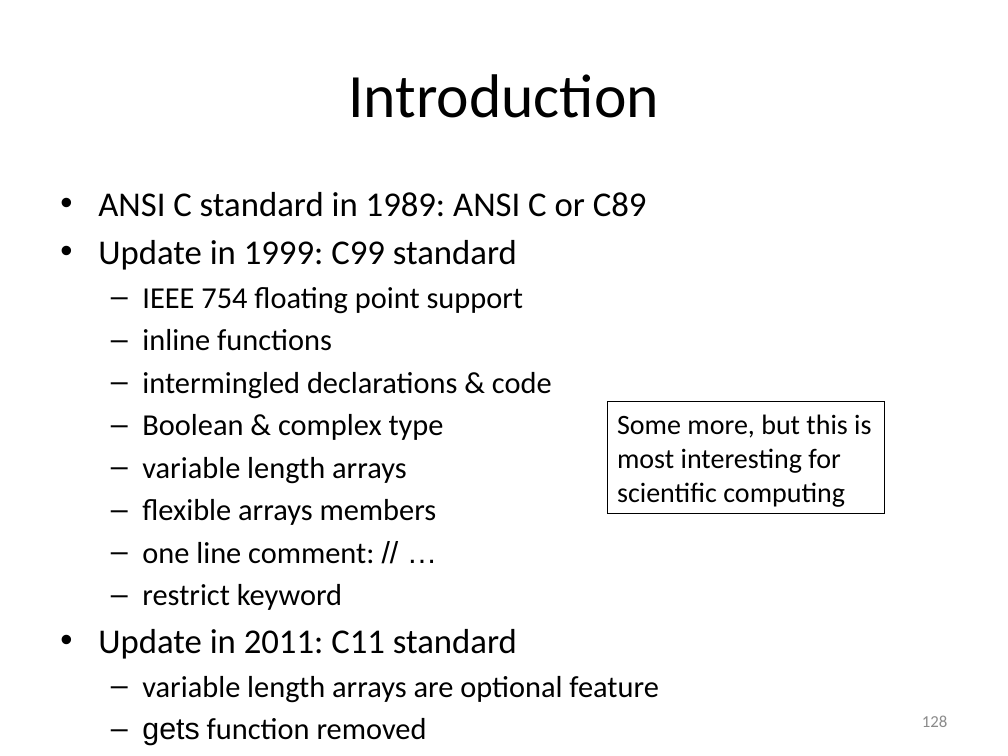
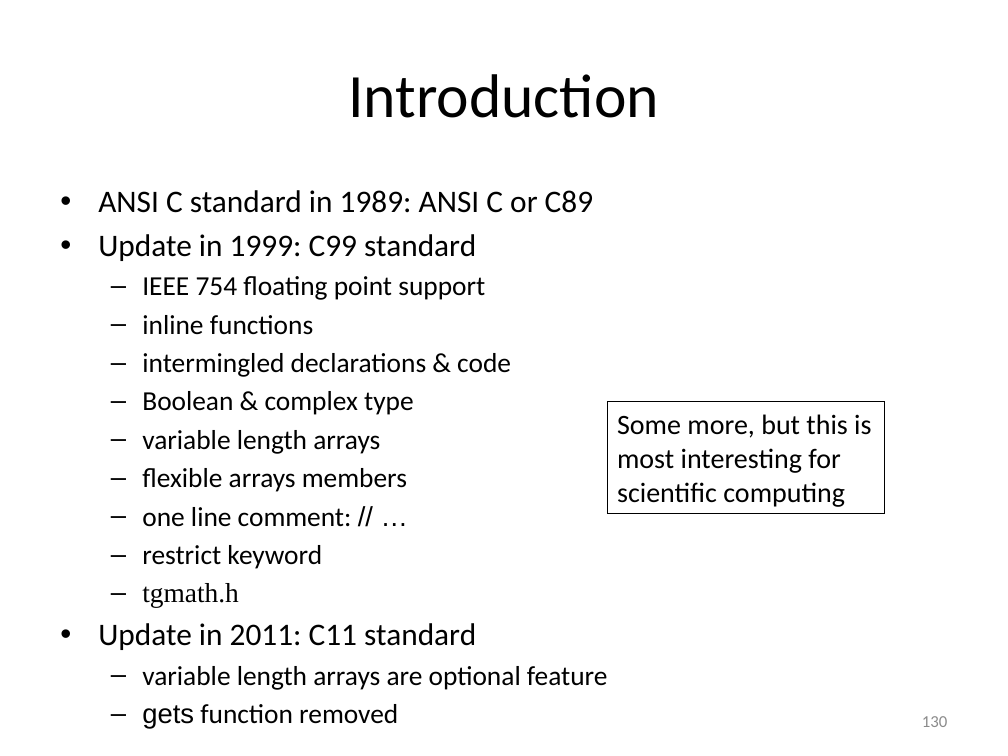
Before and after one commit to gjbex/Scientific-C, a slide deck: slide 130 of scientific_c.pptx (slide 128 before the commit). Drawn at 1008x756 pixels with LibreOffice and Linux fonts; fonts in the diff are those of the drawing. Boxes give left, top, right and bottom in pixels: in the first picture for what was removed or moved away, otherwise in the second. Text is boxed around its words. In the diff, an @@ line names an element or a change of style, - is before the commit and + after.

```diff
--- a/scientific_c.pptx
+++ b/scientific_c.pptx
@@ text at [98,190,607,690]: size 24.8 to 22.4 pt in "ANSI C standard in 1989: ANSI C ...", "Update in 1999: C99 standard", "Update in 2011: C11 standard"; size 21.7 to 19.6 pt in "IEEE 754 floating point support", "inline functions", "intermingled declarations & code", "Boolean & complex type" and 6 more places @@
@@ text at [142,583,239,607]: paragraph added @@
+  – tgmath.h
@@ page number at [922,716,948,727]: text changed @@
-128
+130
```
Also in this commit, not shown: 7 other slides changed, 3 slides added.
